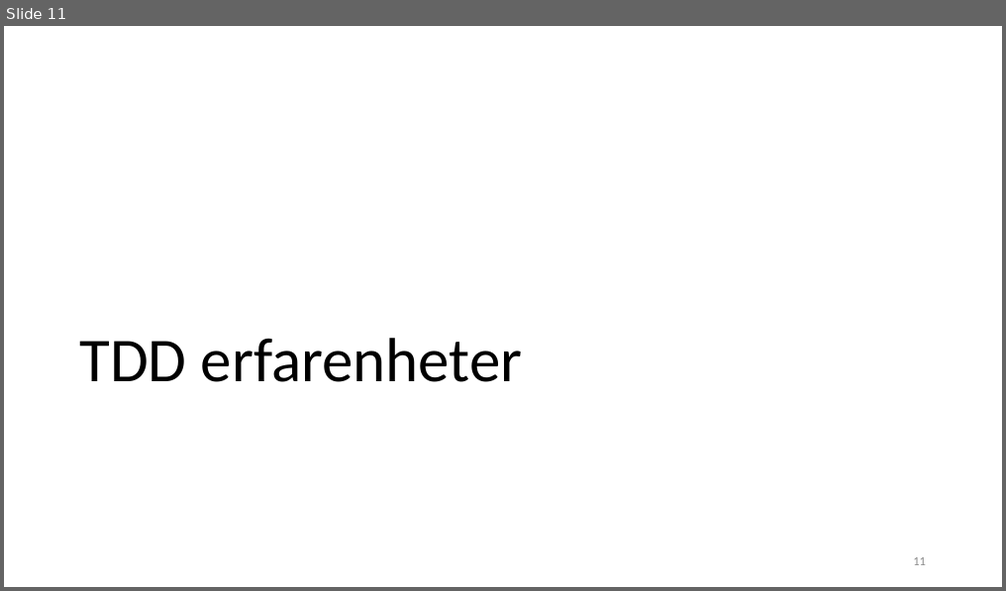
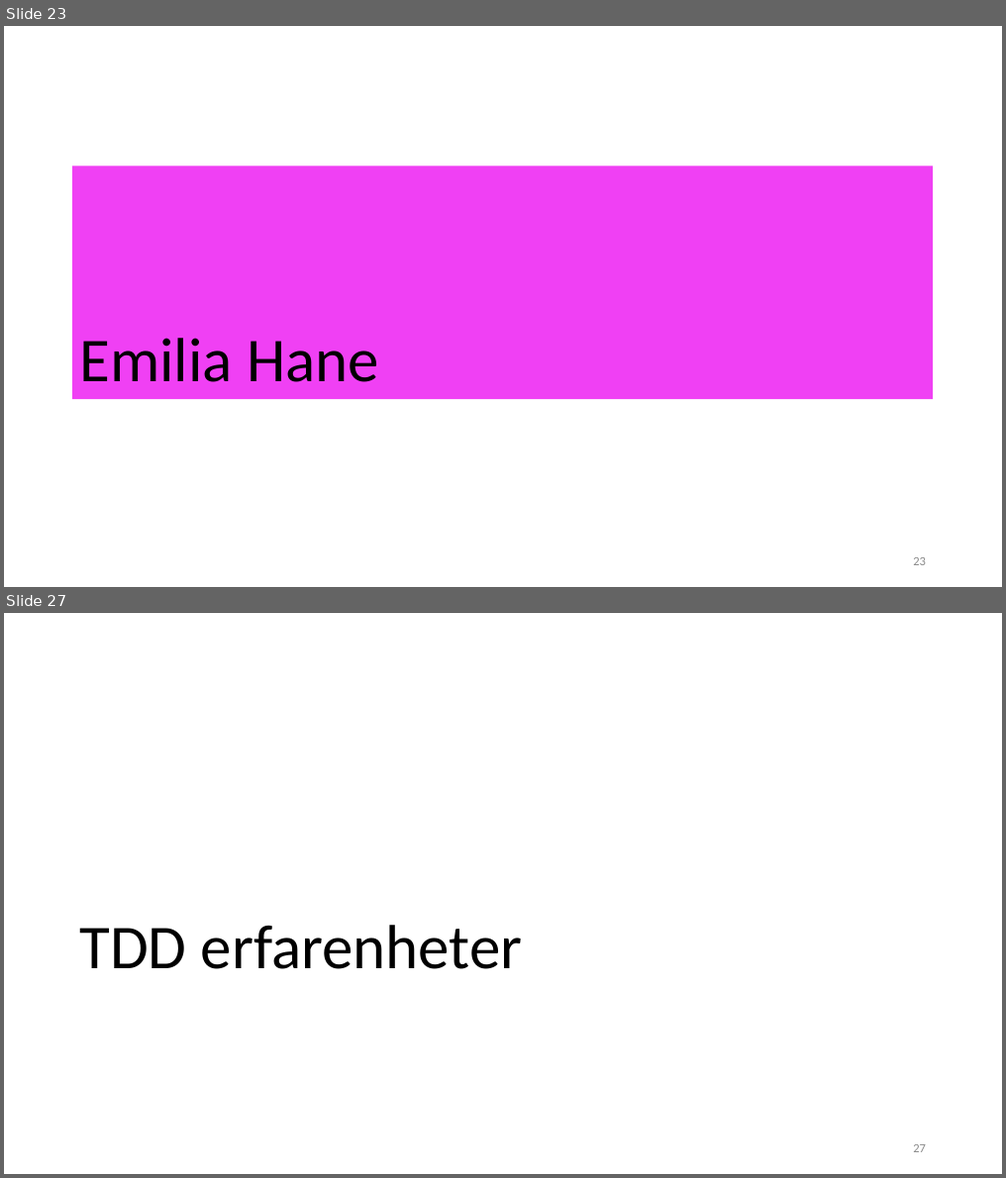
Before and after one commit to forrpa/Fake-Game-Testing, a slide deck: slutredovisning.pptx. Shown one above the other, each under a label of ours: slide 11 before the commit, slides 23 and 27 after it; the slides between them are not shown. The pictures are 1006x591 and 1006x1178 pixels, drawn with LibreOffice and Linux fonts; fonts in the diff are those of the drawing. Boxes give left, top, right and bottom in pixels: in the first picture for what was removed or moved away, otherwise in the second. Text is boxed around its words. In the diff, an @@ line names an element or a change of style, - is before the commit and + after.

```diff
--- a/slutredovisning.pptx
+++ b/slutredovisning.pptx
@@ slide 23 added at [4,26,1002,587], background #FFFFFF @@
@@ title added at [72,166,933,399], fill #F040F4, 60 pt, text #000000 @@
+Emilia Hane
@@ page number added at [913,558,926,566], 12 pt, text #8C8C8C @@
+23
@@ what was slide 11 is now slide 27 @@
@@ page number at [913,1145,926,1153]: text changed @@
-11
+27
```
Also in this commit, not shown: 1 slide changed, 16 other slides added, 1 slide removed.
